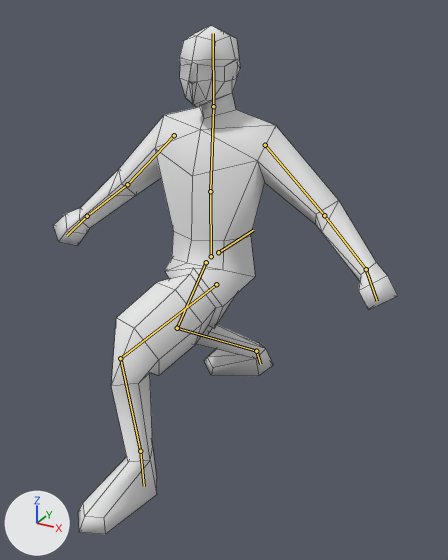
What one commit did to the Blender file animations/anim_move/anim_move.blend.
The view is the same before and after, from a camera (50 mm lens) standing at (1.014, -1.652, 1.472) and looking at (0.098, 0.014, 0.639). The axes (+X, +Y, +Z) are drawn at lower left. The lights are the same throughout. Both versions are drawn at frame 6 of the action 'crouch_aim_back-loop'; the numbers are the values there. The bones that bend it are drawn over the model as lines. Mesh edges are drawn as thin lines.

Names of what the first picture shows: 'soldier_sr'.
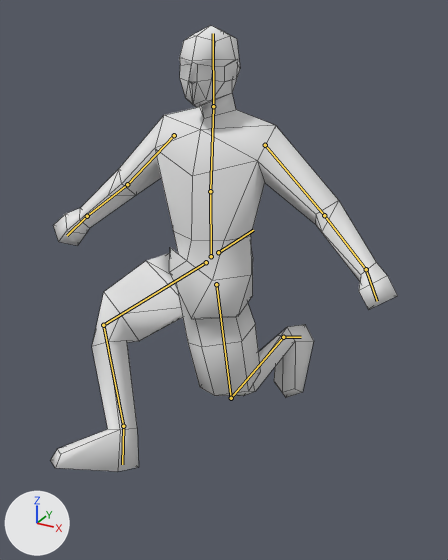
What differs and where, as boxes (x1, y1, x2, y2) in the pictures (448 x 560 px):
'soldier_sr', posed (12% shorter): before (53, 26, 397, 534); after (51, 26, 397, 472)
bone 'HipL', root to tip: before (216, 284) to (120, 358); after (216, 284) to (231, 398)
bone 'KneeL', root to tip: before (120, 358) to (140, 451); after (231, 398) to (283, 337)
bone 'FootL', root to tip: before (140, 451) to (144, 486); after (283, 337) to (301, 337)
bone 'HipR', root to tip: before (206, 262) to (177, 328); after (206, 262) to (103, 325)
bone 'KneeR', root to tip: before (177, 328) to (256, 351); after (103, 325) to (123, 426)
bone 'FootR', root to tip: before (256, 351) to (260, 364); after (123, 426) to (122, 464)

The edits, one by one:
Bone 'HipL' (bone_hipl) turns from (-14, 2, -76) to (5, 26, 3) degrees about its own x, y and z.
Bone 'KneeL' (bone_kneel) turns from (0, 0, 77) to (-16, 21, 94) degrees about its own x, y and z.
Bone 'FootL' (bone_footl) turns from (1, 0, -3) to (9, -5, -34) degrees about its own x, y and z.
Bone 'HipR' (bone_hipr) turns from (-47, 56, -26) to (-49, 46, -96) degrees about its own x, y and z.
Bone 'KneeR' (bone_kneer) turns from (0, 0, 82) to (3, -2, 64) degrees about its own x, y and z.
Bone 'FootR' (bone_footr) turns from (-12, 2, -59) to (-19, 11, -12) degrees about its own x, y and z.
